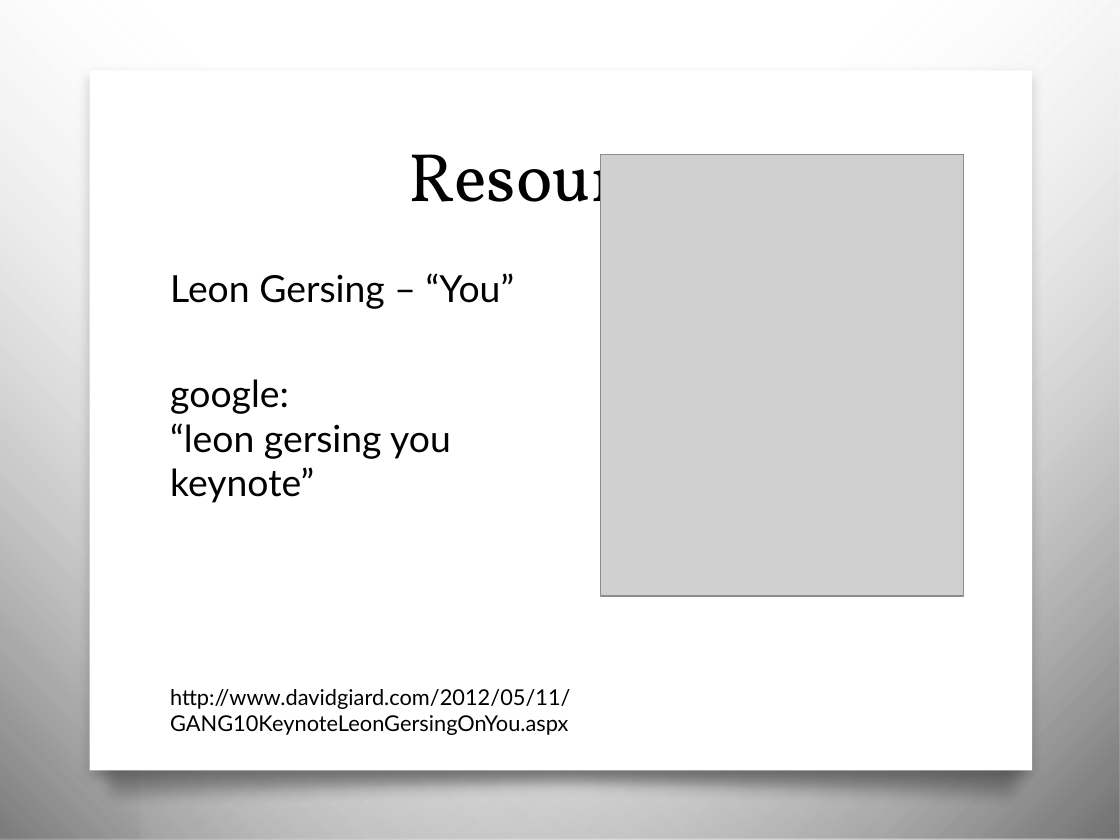
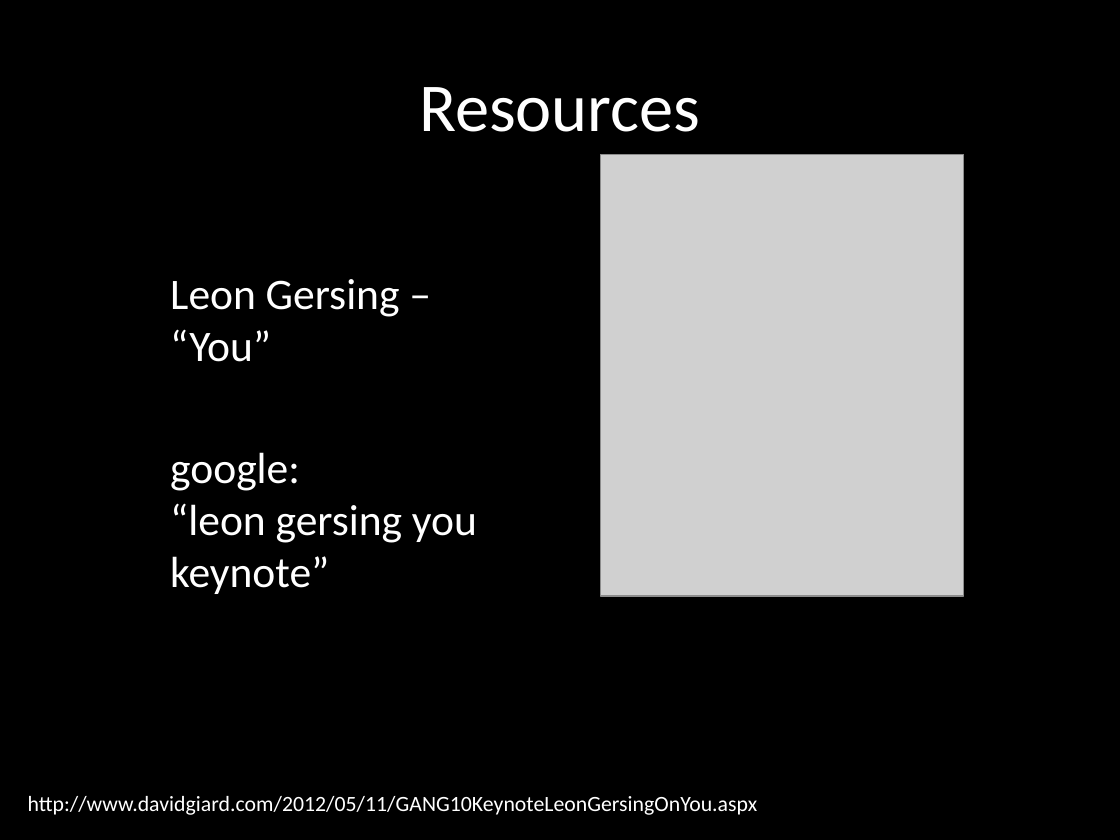
Before and after one commit to JonKruger/the-business-of-you, a slide deck: slide 16 of The Business of You.pptx. Drawn at 1120x840 pixels with LibreOffice and Linux fonts; fonts in the diff are those of the drawing; grey boxes stand for pictures; background and template pictures are left out. Boxes give left, top, right and bottom in pixels: in the first picture for what was removed or moved away, otherwise in the second. Text is boxed around its words. In the diff, an @@ line names an element or a change of style, - is before the commit and + after.

```diff
--- a/The Business of You.pptx
+++ b/The Business of You.pptx
@@ background picture (left out) to #000000 @@
@@ rectangle removed at [0,0,877,840] @@
@@ rectangle removed at [140,0,1120,840] @@
@@ title "Resources": place and size @@
-title "Resources" at [409,154,712,232]
+title "Resources" at [419,87,700,132]
@@ title "Resources" at [419,87,700,132]: font Vollkorn to Calibri, text colour #000000 to #FFFFFF @@
@@ rectangle removed at [90,71,1033,771] @@
@@ text "Leon Gersing – “You”" at [170,279,477,594]: size 24 to 28 pt, font Lato to Calibri, text colour #000000 to #FFFFFF @@
@@ freeform shape removed at [77,744,1047,810] @@
@@ text "http://www.davidgiard.com/2012/05/11/GANG10KeynoteLeonGersin ...": place and size @@
-text "http://www.davidgiard.com/2012/05/11/GANG10KeynoteLeonGersin ..." at [170,689,571,735]
+text "http://www.davidgiard.com/2012/05/11/GANG10KeynoteLeonGersin ..." at [28,796,758,815]
@@ text "http://www.davidgiard.com/2012/05/11/GANG10KeynoteLeonGersin ..." at [28,796,758,815]: font Lato to Calibri, text colour #000000 to #FFFFFF @@
```
Also in this commit, not shown: 16 other slides changed, 2 slides added, 2 slides removed, 1 other file.
